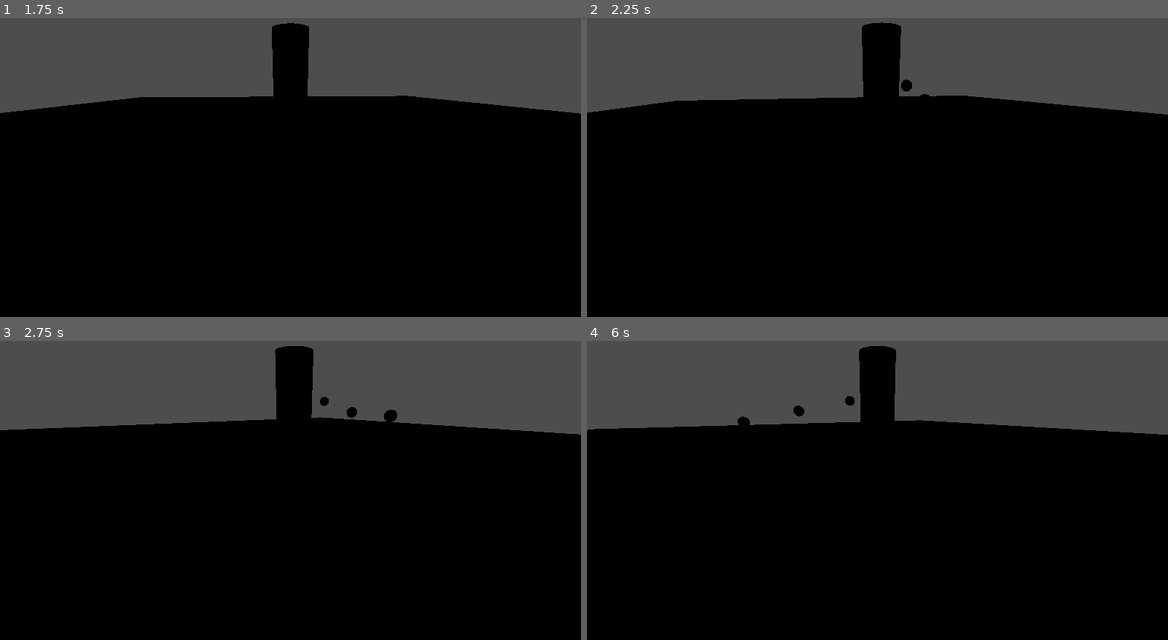
Above: before the commit, frames 1-4 (two rows, left to right).
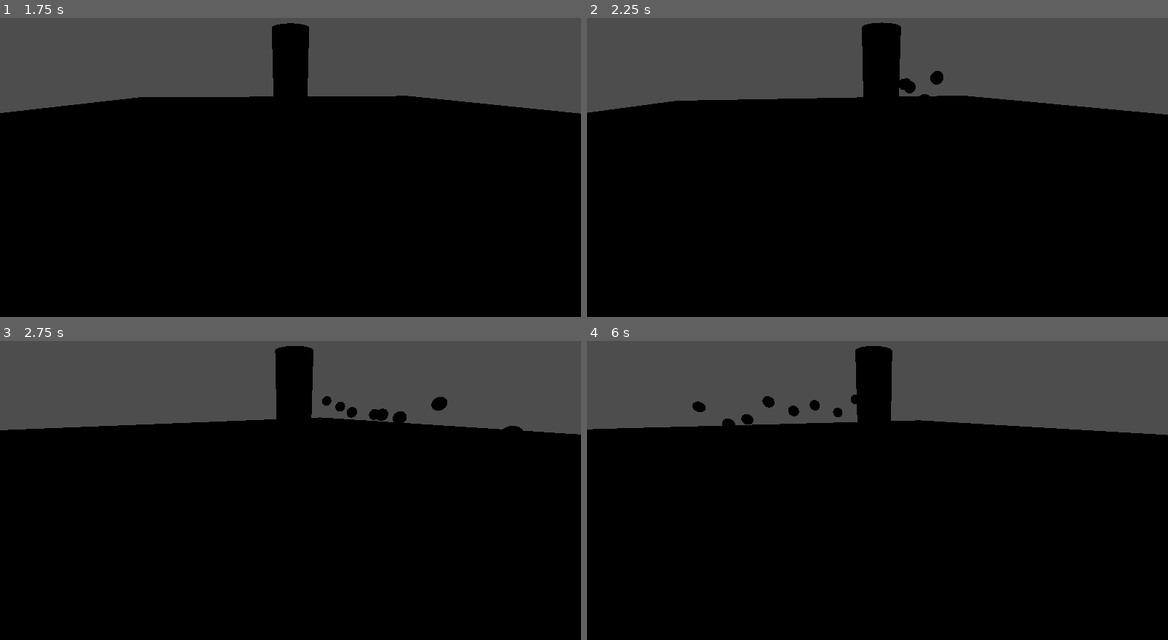
Above: after the commit, the same moments.

Repository: uunotap/GameJamArenaUTU
Game: Godot game, scene res://scenes/levels/test_level.tscn
Two runs of this game, one before a commit and one after it. Both use one fixed random seed, a clock stepped at 60 frames per second and the inputs below.
Inputs:
- Up to frame 1 (1.75 s): tap Enter (ui_accept) at 0.5, 0.77, 1.52 s; hold Up (ui_up) from 0.53 s (still down)
- Up to frame 2 (2.25 s): release Up (ui_up) at 2.03 s; hold Q (dash_left) from 2.03 s (still down)
- Up to frame 3 (2.75 s): keep holding Q (dash_left)
- Up to frame 4 (6 s): tap Enter (ui_accept) at 3.02, 3.77, 4.52 s; release Q (dash_left) at 3.53 s; hold Down (ui_down) 3.53-4.28 s; hold E (dash_right) 4.28-5.03 s; hold Up (ui_up) 5.03-5.78 s; hold E (dash_right) from 5.78 s (still down)

Frame 1 is identical in both runs. In frame 2, 0.1% of the frame differs, in the area x 53-62%, y 17-26%; in frame 3, 0.4%; in frame 4, 0.8%, in the area x 0-100%, y 1-32%.

Commit message:
Boss logic, rising tile thingies need more

Diff:
--- /dev/null
+++ b/entities/bossKreatura/attacks/ground rise attack.tscn
@@ -0,0 +1,21 @@
+[gd_scene format=3 uid="uid://bnff25lxf36bt"]
+
+[ext_resource type="Script" uid="uid://cfhjmw4wnrghi" path="res://entities/bossKreatura/attacks/ground_rise_attack.gd" id="1_ddhlw"]
+
+[sub_resource type="BoxShape3D" id="BoxShape3D_7gaax"]
+
+[sub_resource type="BoxMesh" id="BoxMesh_4lk3o"]
+
+[node name="GroundRiseAttack" type="RigidBody3D" unique_id=747053510]
+collision_layer = 0
+collision_mask = 2
+gravity_scale = 0.0
+contact_monitor = true
+script = ExtResource("1_ddhlw")
+
+[node name="CollisionShape3D" type="CollisionShape3D" parent="." unique_id=833614630]
+shape = SubResource("BoxShape3D_7gaax")
+
+[node name="MeshInstance3D" type="MeshInstance3D" parent="." unique_id=794210611]
+transform = Transform3D(1, 0, 0, 0, 0.5, 0, 0, 0, 1, 0, 0.25, 0)
+mesh = SubResource("BoxMesh_4lk3o")
--- /dev/null
+++ b/entities/bossKreatura/attacks/ground_rise_attack.gd
@@ -0,0 +1,33 @@
+extends RigidBody3D
+
+var lifetime: float = 2.0
+var traveltime: float =1.0
+var offset:float=10
+
+var start_position: Vector3
+var target_position: Vector3
+
+
+# Called when the node enters the scene tree for the first time.
+func _ready() -> void:
+	start_position=global_position
+	target_position=start_position+(Vector3(0,offset,0))
+	await get_tree().create_timer(lifetime).timeout
+	self.queue_free()
+
+func _process(delta: float) -> void:
+	self.apply_force(-global_position.move_toward(target_position, delta)*Vector3.UP)
+
+
+
+
+
+func hit(node:PhysicsBody3D):
+	if node.name=="Player":
+		var player:Player = node
+		player.hp-=1
+	self.queue_free()
+
+
+func _on_body_entered(body: Node3D) -> void:
+	hit(body)
--- a/entities/bossKreatura/attacks/waterball.tscn
+++ b/entities/bossKreatura/attacks/waterball.tscn
@@ -11,8 +11,8 @@
 material = SubResource("StandardMaterial3D_vus0r")
 
 [node name="waterball" type="RigidBody3D" unique_id=1719670683]
-collision_layer = 3
-collision_mask = 3
+collision_layer = 0
+collision_mask = 2
 gravity_scale = 0.0
 contact_monitor = true
 max_contacts_reported = 1
--- a/entities/bossKreatura/boss.gd
+++ b/entities/bossKreatura/boss.gd
@@ -1,8 +1,25 @@
 extends Node3D
+const waterball = preload("res://entities/bossKreatura/attacks/waterball.tscn")
+const rising_attack = preload("res://entities/bossKreatura/attacks/ground rise attack.tscn")
+@export var player:Player
 
 
-const waterball =preload("res://entities/bossKreatura/attacks/waterball.tscn")
-@export var player:Player
+var hp:int = 20
+
+
+enum attState {BASIC, ALT, SWEEP}
+
+var stateAtt:attState = attState.BASIC
+
+enum phaseState {PHASE1,PHASE2, PHASE3}
+var stateBoss:phaseState = phaseState.PHASE1: set = set_state
+var increment:int = 0
+
+func set_state(new_state: phaseState) -> void:
+	stateBoss=new_state
+	increment=0
+
+
 
 # Called when the node enters the scene tree for the first time.
 func _ready() -> void:
@@ -14,8 +31,59 @@
 func _process(delta: float) -> void:
 	pass
 
+func shoot_ball(target:Vector3):
+		var instance:RigidBody3D = waterball.instantiate()
+		add_child(instance)
+		instance.apply_impulse(global_position.direction_to(target)*10)
+
+func rise_att(target:Vector3):
+		var instance:RigidBody3D = rising_attack.instantiate()
+		add_child(instance)
+		instance.global_position = target + Vector3(0,-2, 0)
+
+
+
+var amount_att:int=10
+var attacks:int=0
+var repeated=false
+var step = 0
+
+func phase1logic():
+	if attacks >= amount_att:
+		attacks=0
+		step+=1
+		if step == 1 :
+			stateAtt=attState.ALT
+			amount_att=5
+		elif step == 2 or step ==0:
+			stateAtt=attState.BASIC
+			amount_att=50
+		elif step == 3:
+			stateAtt = attState.SWEEP
+			amount_att=1
+		else:
+			step=0
+
+
+
+	if increment%2 ==0:
+		attacks += 1
+		print(attacks)
+		if stateAtt==attState.BASIC:
+			if increment%3 ==0:
+				var rand_off=Vector3(randi_range(-8,8),randi_range(-2,2),randi_range(-8,8))
+				shoot_ball(player.global_position+rand_off)
+				shoot_ball(player.global_position+rand_off)
+			else:
+				shoot_ball(player.global_position)
+
+		elif stateAtt==attState.ALT:
+			rise_att(player.global_position)
+
+
+	increment+=1
+
 
 func _on_basic_attack_timeout() -> void:
-	var instance:RigidBody3D = waterball.instantiate()
-	add_child(instance)
-	instance.apply_impulse(global_position.direction_to(player.global_position)*10)
+	if stateBoss==phaseState.PHASE1:
+		phase1logic()
--- a/entities/bossKreatura/boss.tscn
+++ b/entities/bossKreatura/boss.tscn
@@ -12,6 +12,6 @@
 mesh = SubResource("CylinderMesh_3cd5j")
 
 [node name="basic attack" type="Timer" parent="." unique_id=1984278929]
-wait_time = 0.5
+wait_time = 0.1
 
 [connection signal="timeout" from="basic attack" to="." method="_on_basic_attack_timeout"]
--- a/entities/player/player.tscn
+++ b/entities/player/player.tscn
@@ -8,8 +8,7 @@
 [sub_resource type="BoxShape3D" id="BoxShape3D_sglur"]
 
 [node name="player" type="CharacterBody3D" unique_id=964518628]
-collision_layer = 7
-collision_mask = 7
+collision_layer = 6
 script = ExtResource("1_symyc")
 
 [node name="modelPlaceHolder" type="MeshInstance3D" parent="." unique_id=1818880082]
--- a/project.godot
+++ b/project.godot
@@ -69,6 +69,10 @@
 ]
 }
 
+[layer_names]
+
+3d_physics/layer_2="damage"
+
 [physics]
 
 3d/physics_engine="Jolt Physics"
--- a/scenes/environments/ground/ground.tscn
+++ b/scenes/environments/ground/ground.tscn
@@ -11,16 +11,13 @@
 albedo_texture = ExtResource("1_gci1g")
 uv1_triplanar = true
 
-[node name="Ground" type="Node3D" unique_id=369219827]
-transform = Transform3D(5, 0, 0, 0, 1, 0, 0, 0, 5, 0, 0, 0)
-
-[node name="StaticBody3D" type="StaticBody3D" parent="." unique_id=1645525699]
+[node name="StaticBody3D" type="StaticBody3D" unique_id=1645525699]
 transform = Transform3D(0.99999994, 0, 0, 0, 1, 0, 0, 0, 0.99999994, 0, 0, 0)
 
-[node name="CollisionShape3D" type="CollisionShape3D" parent="StaticBody3D" unique_id=1472529181]
+[node name="CollisionShape3D" type="CollisionShape3D" parent="." unique_id=1472529181]
 shape = SubResource("WorldBoundaryShape3D_gci1g")
 
 [node name="MeshInstance3D" type="MeshInstance3D" parent="." unique_id=1382008974]
-transform = Transform3D(2, 0, 0, 0, 1, 0, 0, 0, 2, 0, 0, 0)
+transform = Transform3D(2.0000002, 0, 0, 0, 1, 0, 0, 0, 2.0000002, 0, 0, 0)
 mesh = SubResource("PlaneMesh_wlneq")
 surface_material_override/0 = SubResource("StandardMaterial3D_4h8uw")
--- a/scenes/levels/test_level.tscn
+++ b/scenes/levels/test_level.tscn
@@ -3,6 +3,7 @@
 [ext_resource type="PackedScene" uid="uid://ktsl68bdeb4u" path="res://entities/bossKreatura/boss.tscn" id="1_fr1um"]
 [ext_resource type="PackedScene" uid="uid://db2ivjr5wsa6b" path="res://scenes/environments/ground/ground.tscn" id="1_jbqir"]
 [ext_resource type="PackedScene" uid="uid://deg8fps4p533t" path="res://entities/player/player.tscn" id="2_yautc"]
+[ext_resource type="PackedScene" uid="uid://bnff25lxf36bt" path="res://entities/bossKreatura/attacks/ground rise attack.tscn" id="4_v45ci"]
 
 [node name="TestLevel" type="Node3D" unique_id=1427925101]
 
@@ -11,7 +12,11 @@
 player = NodePath("../Player")
 
 [node name="Ground" parent="." unique_id=369219827 instance=ExtResource("1_jbqir")]
+transform = Transform3D(5, 0, 0, 0, 5, 0, 0, 0, 5, 0, 0, 0)
 
 [node name="Player" parent="." unique_id=452477216 node_paths=PackedStringArray("enemy") instance=ExtResource("2_yautc")]
 transform = Transform3D(1, 0, 0, 0, 1, 0, 0, 0, 1, 2.6448545, 0.6972704, -34.027218)
 enemy = NodePath("../Boss")
+
+[node name="GroundRiseAttack" parent="." unique_id=747053510 instance=ExtResource("4_v45ci")]
+transform = Transform3D(1, 0, 0, 0, 1, 0, 0, 0, 1, 3.5625143, -0.25727558, -29.304028)
Not shown, added: entities/bossKreatura/attacks/ground_rise_attack.gd.uid
